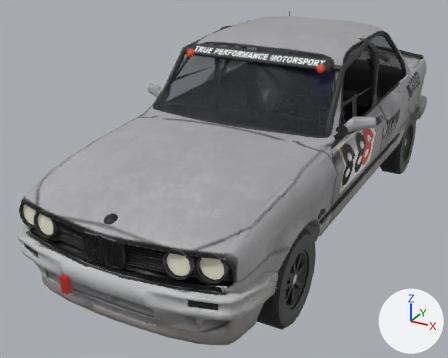
The glTF model public/cars/field/models/888.glb: old version first, new version second.
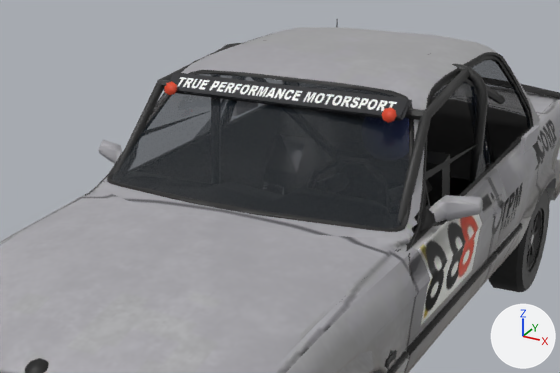
There are two pictures of each version: one whole from a camera (50 mm lens) standing at (1.89, -4.14, 2.25) and looking at (-0.25, -0.26, 0.31), one close up on the part from 20% to 94% of the width and 0% to 62% of the height. Lighting does not change. The marker at lower right points along +X, +Y and +Z. The first two pictures are the older version. Vertices at exactly the same position are counted once.

The first close-up shows 'body', 'wheel_rl'.
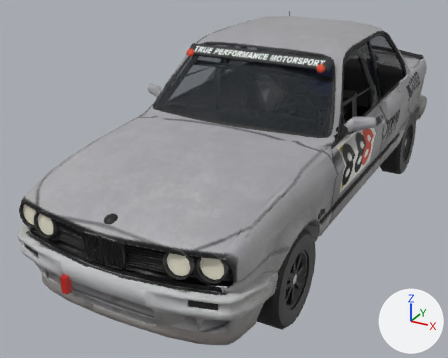
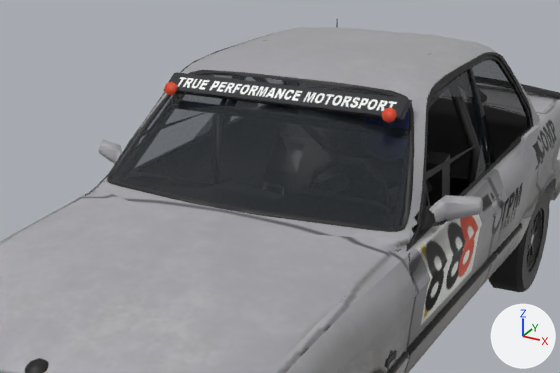
Location of each change, [x1, y1, x2, y2] in pixels of the close-ups (560 x 373 px; the box of a moved part takes in the faces that stretch with it):
part 1 of me_body_mesh, moved or reshaped (not visible before)
    after: [456, 75, 487, 102]
part 2 of me_body_mesh, moved or reshaped (not visible afterwards)
    before: [464, 79, 505, 104]
part 3 of me_body_mesh, rebuilt
    before: [222, 43, 488, 185]
    after: [451, 97, 480, 187]
part 4 of me_body_mesh, deleted
    before: [159, 80, 426, 120]
part 5 of me_body_mesh, moved or reshaped (mostly hidden afterwards)
    before: [397, 69, 470, 232]
    after: [400, 77, 457, 226]
part 6 of me_body_mesh, moved or reshaped (not visible afterwards)
    before: [113, 46, 231, 174]

Edits to the bpy script that builds the scene:
```text
Change me_body_mesh:
    used by ob_body; location = (0.0, 0.0, 0.0)
    verts and faces of me_body_mesh; kept vertices keep their numbers, new ones are numbered from 7328
    before: 3498 (-0.57, 0.4, 1.33), 3499 (-0.58, 0.4, 1.35), 3500 (-0.6, 0.4, 1.35) at pixel (228, 44), 3501 (-0.61, 0.4, 1.33), 3502 (-0.6, 0.4, 1.31)
    before: 3503 (-0.58, 0.4, 1.31), 3504 (-0.59, -0.2, 1.27), 3505 (-0.61, -0.21, 1.28) at pixel (161, 80), 3506 (-0.63, -0.21, 1.28) at pixel (157, 80), 3507 (-0.64, -0.2, 1.27) at pixel (157, 83)
    before: 3508 (-0.63, -0.19, 1.25), 3509 (-0.6, -0.19, 1.25), 3510 (-0.63, -0.57, 0.87), 3511 (-0.65, -0.59, 0.88), 3512 (-0.67, -0.58, 0.88)
    before: 3513 (-0.68, -0.56, 0.87), 3514 (-0.66, -0.55, 0.87), 3515 (-0.64, -0.55, 0.87), 3564 (-0.55, 0.38, 1.29), 3565 (-0.54, 0.39, 1.3)
    before: 3566 (-0.54, 0.41, 1.3), 3567 (-0.55, 0.42, 1.29), 3568 (-0.56, 0.41, 1.28), 3569 (-0.56, 0.39, 1.28)
    remove me_body_mesh.from_pydata(...)  # 7328 vertices, 8972 faces; spans x -0.9..0.9, y -2.06..2.2, z 0.17..1.4
    add me_body_mesh.from_pydata(...)  # 7304 vertices, 8924 faces; spans x -0.9..0.9, y -2.06..2.2, z 0.17..1.4
    me_body_mesh part 1: the loose piece of 12 vertices spanning x -0.61..-0.55, y 0.39..1.05, z 1.06..1.33 is moved by (1.1, 0.0, 0.0)
    me_body_mesh part 2: the loose piece of 12 vertices spanning x 0.55..0.61, y 0.39..1.05, z 1.06..1.33 is moved by (-1.1, 0.0, -0.01)
    me_body_mesh part 3: the loose piece of 72 vertices spanning x -0.69..0.69, y 0.37..0.42, z 0.29..1.36 is rebuilt with 48 vertices and now spans x -0.69..0.69, y 0.37..0.42, z 0.3..1.36
    me_body_mesh part 4: the loose piece of 12 vertices spanning x -0.62..0.62, y -0.22..-0.18, z 1.25..1.28 is deleted
    me_body_mesh part 5
    5 vertices are removed from x 0.7..0.74, y -0.59..0.4, z 0.58..0.84
    20 faces are deleted
    4 vertices in x 0.59..0.64, y -0.2..-0.19, z 1.25..1.27 move by (-0.07, 0.11, -0.02)
    3 vertices in x 0.6..0.61, y 0.4, z 1.31..1.35 move by (-0.06, 0.0, -0.03)
    3 vertices in x 0.57..0.58, y 0.4, z 1.31..1.35 move by (-0.07, 0.0, -0.03)
    13 vertices move from x 0.61..0.74, y -0.59..0.4, z 0.56..1.28 to x 0.54..0.71, y -0.59..0.4, z 0.6..1.27
    5 vertices are added at (0.68, -0.59, 0.58), (0.72, -0.59, 0.58), (0.69, -0.58, 0.56), (0.69, 0.39, 0.86), (0.73, 0.4, 0.84)
    20 new faces join them, mat_car_users_cobyhartman_dev_probe_sim_tools_cars_kit_cache_import_888_derived_spec_py_livery (picture img_livery)
    me_body_mesh part 6
    add for i in [3498, 3499, 3503]: verts[i] += (0.07, 0.0, -0.03)
    add for i in [3500, 3501, 3502]: verts[i] += (0.06, 0.0, -0.03)
    add for i in [3504, 3507, 3508, 3509]: verts[i] += (0.07, 0.11, -0.02)
    add for i in [3511, 3513, 3564, 3567, 3568, 3569]: verts[i] += (0.01, 0.0, -0.01)
    add verts[3505] = (-0.54, -0.1, 1.27)  # moved
    add verts[3506] = (-0.56, -0.1, 1.27)  # moved
    add verts[3510] = (-0.63, -0.57, 0.86)  # moved
    add verts[3512] = (-0.67, -0.58, 0.87)  # moved
    add verts[3514] = (-0.66, -0.55, 0.85)  # moved
    add verts[3515] = (-0.64, -0.55, 0.85)  # moved
    add verts[3565] = (-0.53, 0.39, 1.3)  # moved
    add verts[3566] = (-0.53, 0.41, 1.3)  # moved
    other edits to the shape of me_body_mesh do not show in these pictures
```
